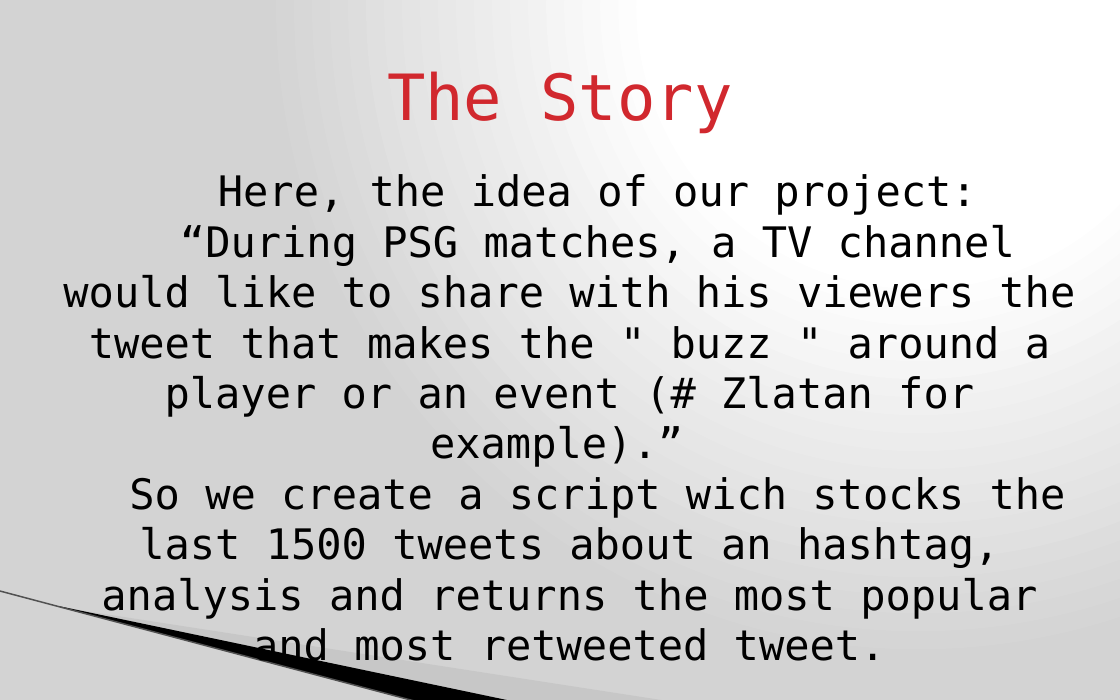
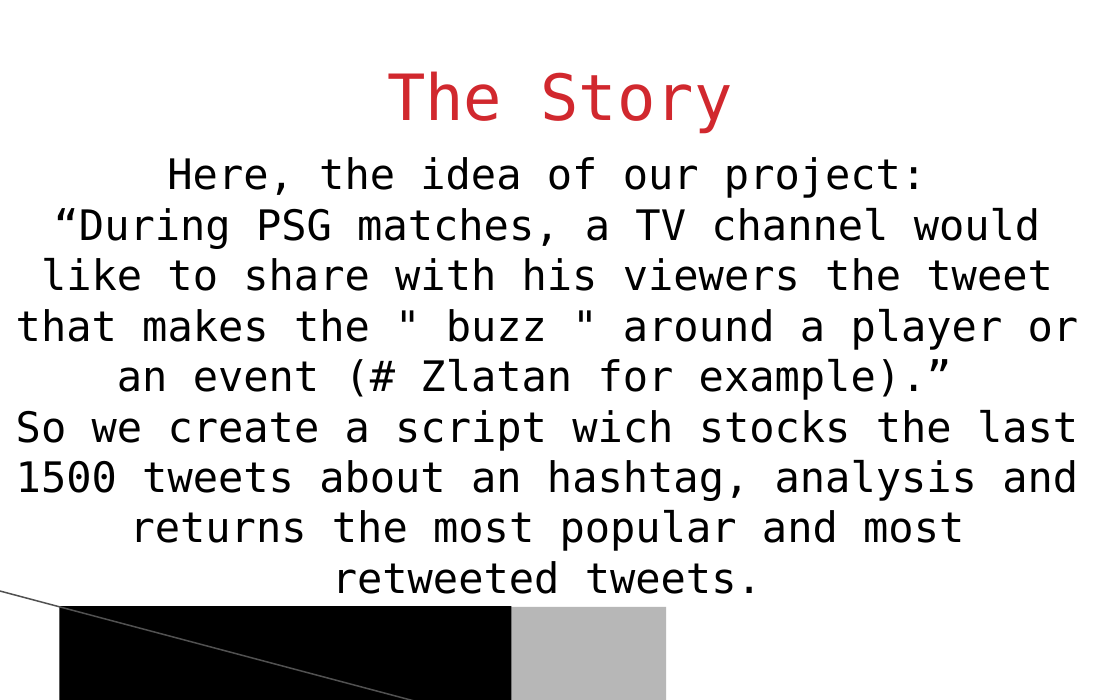
Before and after one commit to peiyunli/isepldc2014, a slide deck: slide 3 of projects/twitterfavrt/Présentation IOSA.pptx. Drawn at 1120x700 pixels with LibreOffice and Linux fonts; fonts in the diff are those of the drawing; background and template pictures are left out. Boxes give left, top, right and bottom in pixels: in the first picture for what was removed or moved away, otherwise in the second. Text is boxed around its words. In the diff, an @@ line names an element or a change of style, - is before the commit and + after.

```diff
--- a/projects/twitterfavrt/Présentation IOSA.pptx
+++ b/projects/twitterfavrt/Présentation IOSA.pptx
@@ background gradient #FFFFFF to #D3D3D3 to #FFFFFF @@
@@ text at <box>16,157,1079,400</box>: indent changed @@
@@ text at <box>16,410,1078,594</box>: text changed @@
-So we create a script wich stocks the last 1500 tweets about an hashtag, analysis and returns the most popular and most retweeted tweet.
+So we create a script wich stocks the last 1500 tweets about an hashtag, analysis and returns the most popular and most retweeted tweets.
@@ line (0, 590) - (416, 700): stroke #B0B0B0 0.95 pt to #515151 0.96 pt @@
@@ freeform shape removed at <box>59,606,512,700</box> @@
@@ rectangle added at <box>59,606,512,700</box>, fill #000000 @@
@@ freeform shape removed at <box>62,607,666,700</box> @@
@@ rectangle added at <box>62,607,666,700</box>, fill #B7B7B7 @@
```
Also in this commit, not shown: 7 other slides changed, 3 other files.
